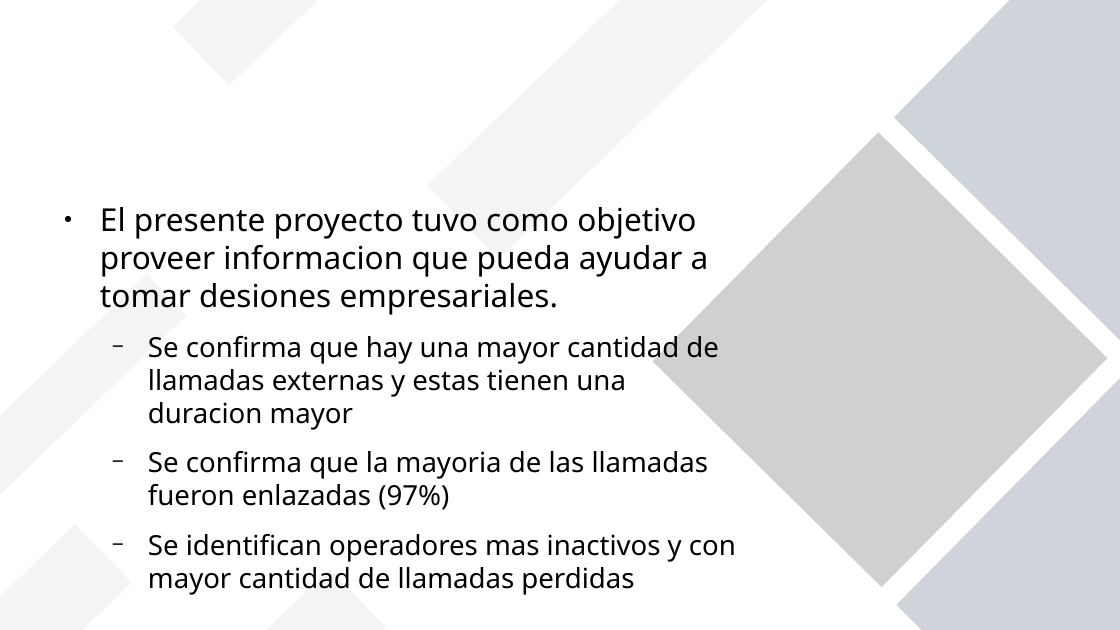
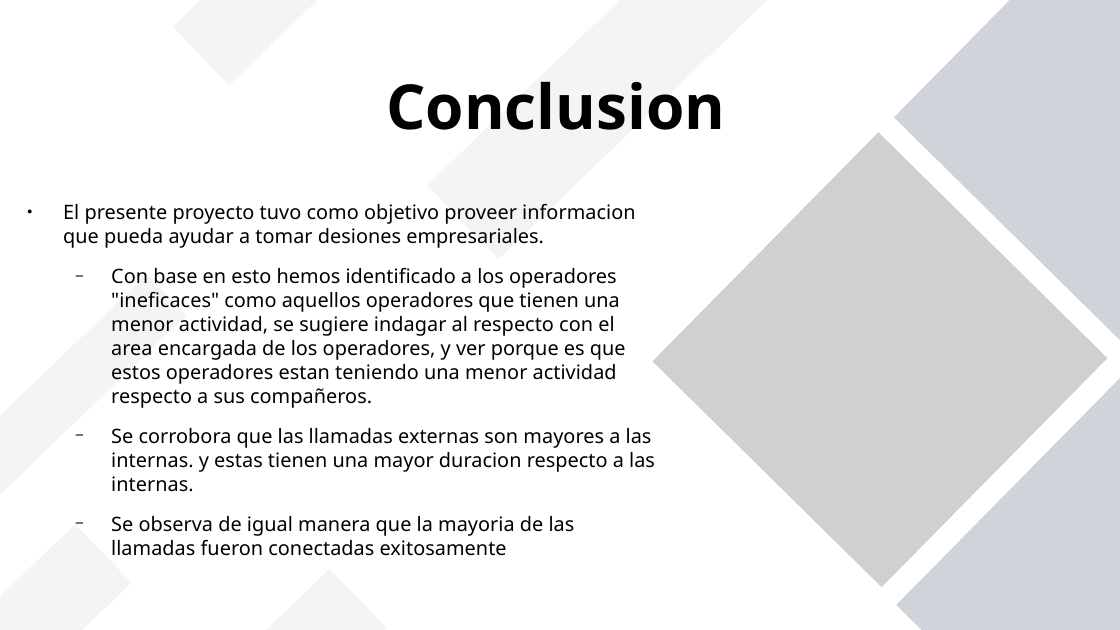
Before and after one commit to hukitan/tripleten, a slide deck: slide 23 of Proyectos_en_desarrollo/Proyecto Final/proyecto final.odp (slide 14 before the commit). Drawn at 1120x630 pixels with LibreOffice and Linux fonts; fonts in the diff are those of the drawing; grey boxes stand for pictures. Boxes give left, top, right and bottom in pixels: in the first picture for what was removed or moved away, otherwise in the second. Text is boxed around its words. In the diff, an @@ line names an element or a change of style, - is before the commit and + after.

```diff
--- a/Proyectos_en_desarrollo/Proyecto Final/proyecto final.odp
+++ b/Proyectos_en_desarrollo/Proyecto Final/proyecto final.odp
@@ title added at (x1=386, y1=81, x2=725, y2=130), 44 pt, text #000000, bold @@
+Conclusion
@@ text "El presente proyecto tuvo como ..." moved from (x1=100, y1=207, x2=736, y2=562) to (x1=63, y1=203, x2=655, y2=556) @@
@@ text at (x1=63, y1=203, x2=635, y2=248): size 22.4 to 14.1 pt in "El presente proyecto tuvo como objetivo proveer ..." @@
@@ text at (x1=111, y1=267, x2=655, y2=556): text changed; size 19.6 to 14.1 pt @@
-  − Se confirma que hay una mayor cantidad de llamadas externas y estas tienen una duracion mayor
-  − Se confirma que la mayoria de las llamadas fueron enlazadas (97%)
-  − Se identifican operadores mas inactivos y con mayor cantidad de llamadas perdidas
+  − Con base en esto hemos identificado a los operadores "ineficaces" como aquellos operadores que tienen una menor actividad, se sugiere indagar al respecto con el area encargada de los operadores, y ver porque es que estos operadores estan teniendo una menor actividad respecto a sus compañeros.
+  − Se corrobora que las llamadas externas son mayores a las internas. y estas tienen una mayor duracion respecto a las internas.
+  − Se observa de igual manera que la mayoria de las llamadas fueron conectadas exitosamente
```
Also in this commit, not shown: 3 other slides changed, 11 slides added, 2 slides removed, 2 other files.
